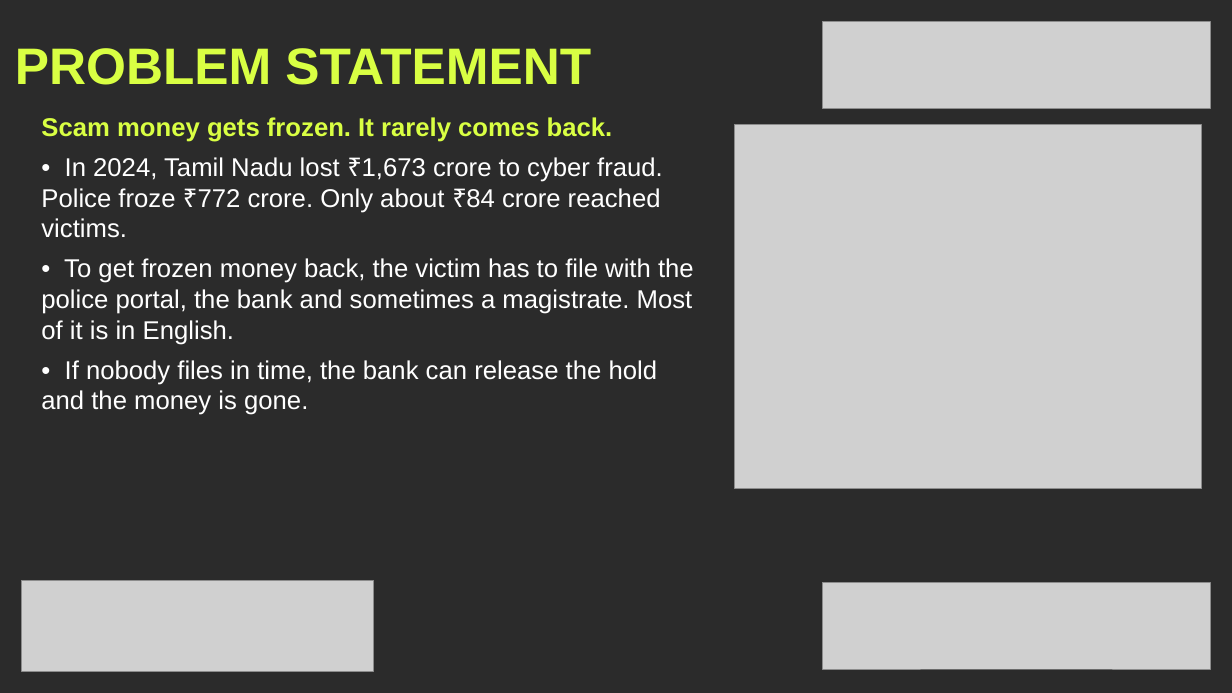
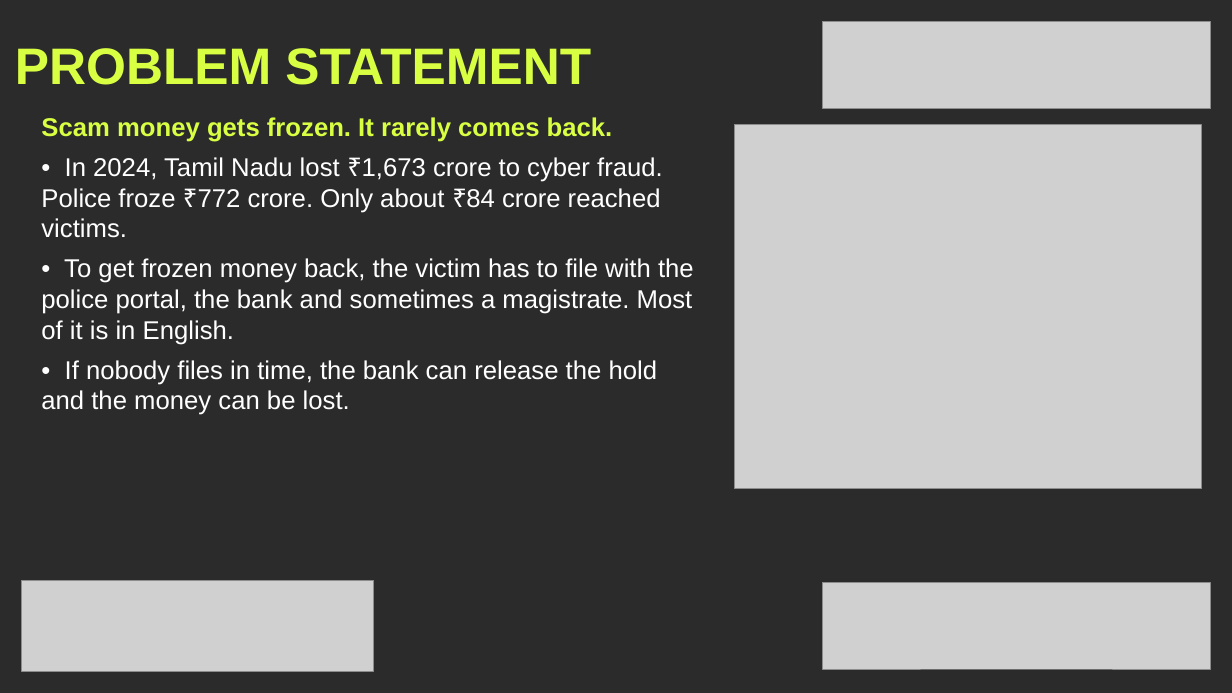
Before and after one commit to mahak867/Golden-Hour, a slide deck: slide 2 of deck/GoldenHour_KHacks4_Submission_Visual.pptx. Drawn at 1232x693 pixels with LibreOffice and Linux fonts; fonts in the diff are those of the drawing; grey boxes stand for pictures; background and template pictures are left out; a plain dark background stands for a picture behind light text. Boxes give left, top, right and bottom in pixels: in the first picture for what was removed or moved away, otherwise in the second. Text is boxed around its words. In the diff, an @@ line names an element or a change of style, - is before the commit and + after.

```diff
--- a/deck/GoldenHour_KHacks4_Submission_Visual.pptx
+++ b/deck/GoldenHour_KHacks4_Submission_Visual.pptx
@@ text at <box>41,360,658,415</box>: text changed @@
-• If nobody files in time, the bank can release the hold and the money is gone.
+• If nobody files in time, the bank can release the hold and the money can be lost.
```
Also in this commit, not shown: 1 other slide changed, 14 other files.
